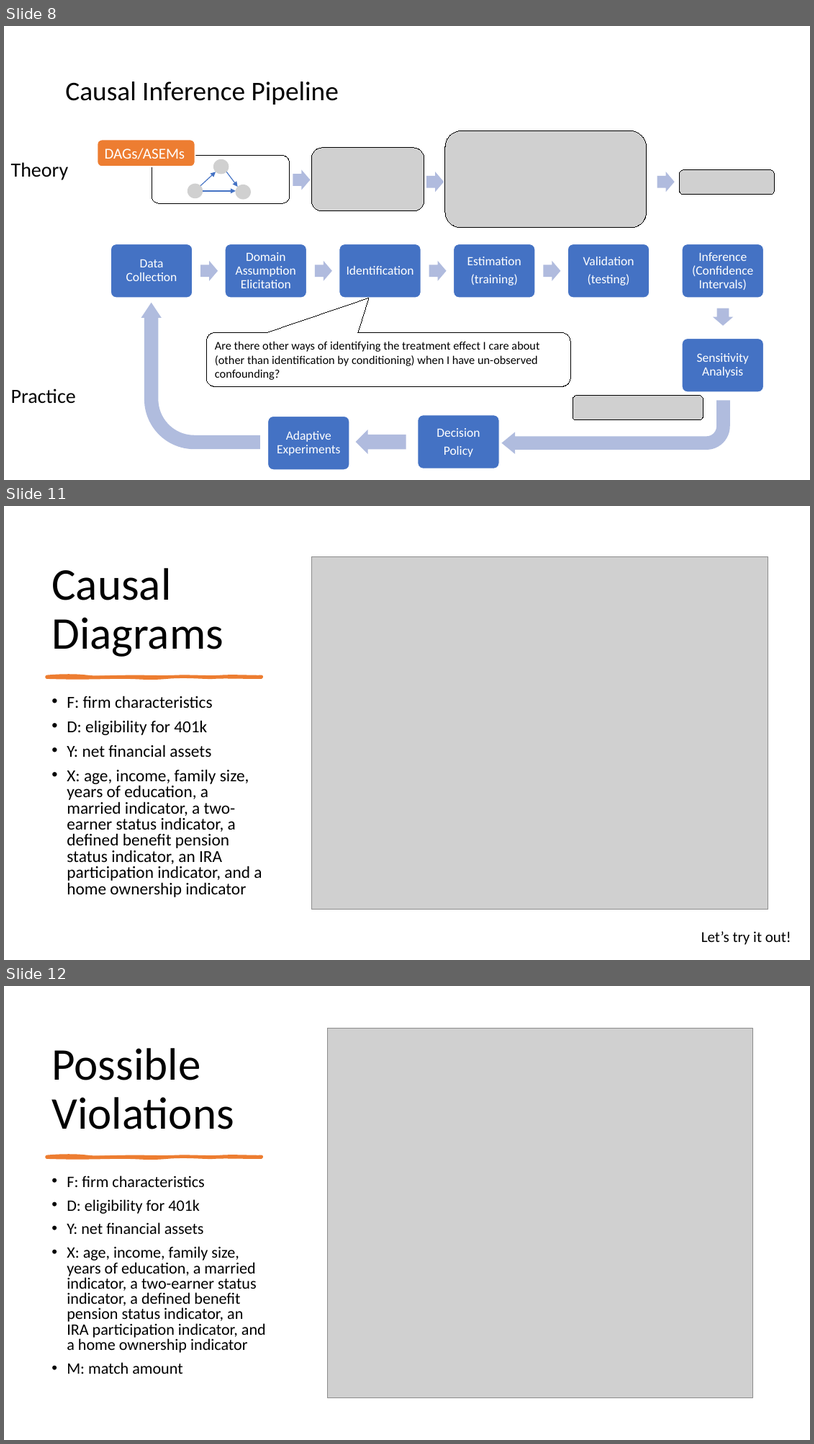
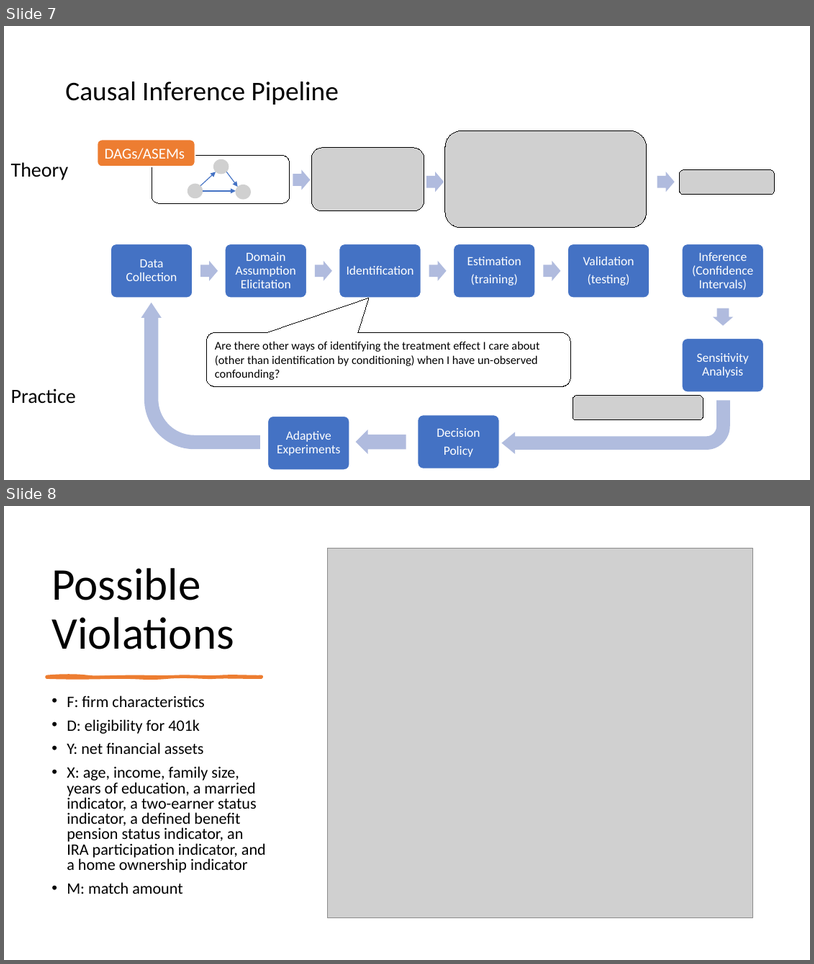
Before and after one commit to stanford-msande228/winter23, a slide deck: MSANDE228_Lecture14_Unobserved_Confounding.pptx. Shown one above the other, each under a label of ours: slides 8, 11 and 12 before the commit, slides 7 and 8 after it; the slides between them are not shown. The pictures are 814x1444 and 814x964 pixels, drawn with LibreOffice and Linux fonts; fonts in the diff are those of the drawing; grey boxes stand for pictures. Boxes give left, top, right and bottom in pixels: in the first picture for what was removed or moved away, otherwise in the second. Text is boxed around its words. In the diff, an @@ line names an element or a change of style, - is before the commit and + after.

```diff
--- a/MSANDE228_Lecture14_Unobserved_Confounding.pptx
+++ b/MSANDE228_Lecture14_Unobserved_Confounding.pptx
@@ slide 11 removed at (x1=4, y1=506, x2=810, y2=960), background #FFFFFF @@
@@ title removed at (x1=52, y1=568, x2=224, y2=656) @@
-Causal Diagrams
@@ picture removed at (x1=312, y1=556, x2=769, y2=909) @@
@@ freeform shape removed at (x1=46, y1=676, x2=262, y2=677) @@
@@ text removed at (x1=67, y1=695, x2=262, y2=897) @@
-• F: firm characteristics
-• D: eligibility for 401k
-• Y: net financial assets
-• X: age, income, family size, years of education, a married indicator, a two-earner status indicator, a defined benefit pension status indicator, an IRA participation indicator, and a home ownership indicator
@@ text removed at (x1=702, y1=931, x2=792, y2=944) @@
-Let’s try it out!
@@ what was slide 8 is now slide 7 @@
@@ what was slide 12 is now slide 8 @@
```
Also in this commit, not shown: 2 slides changed, 2 slides added, 4 other slides removed, 1 other file.
